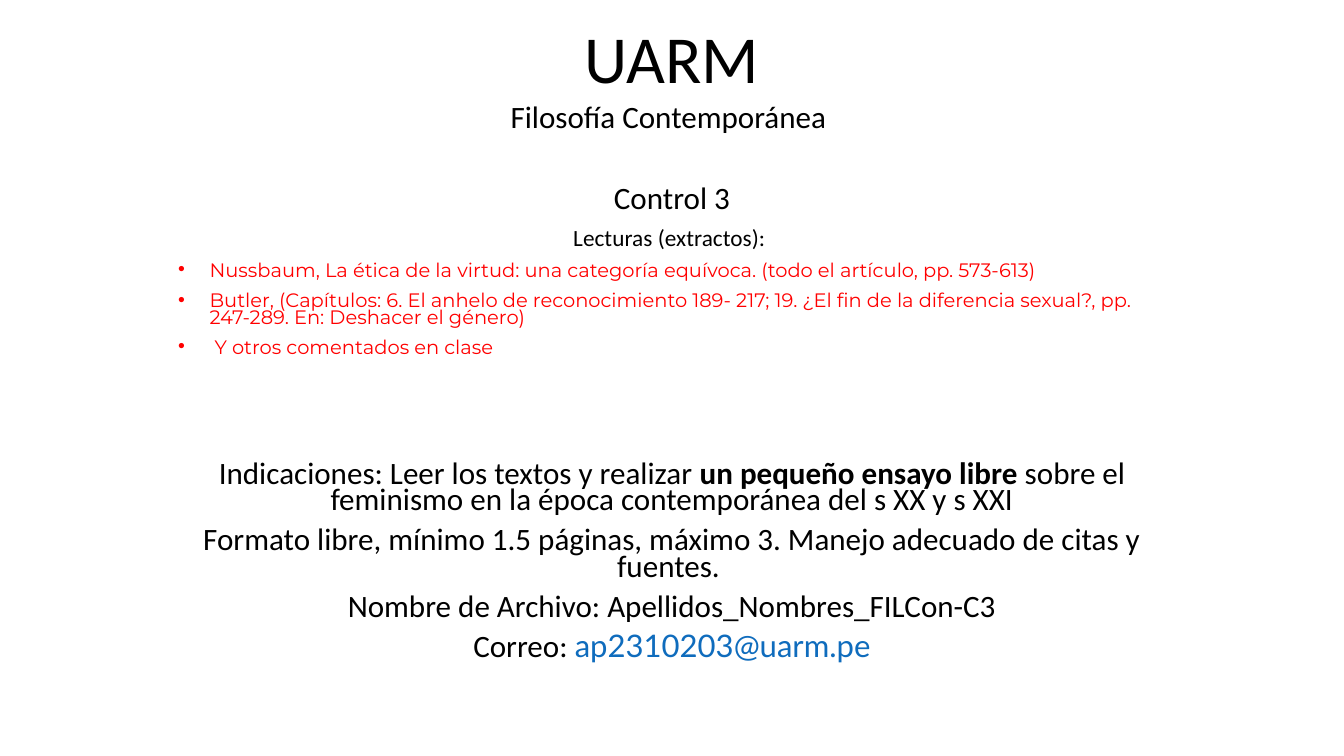
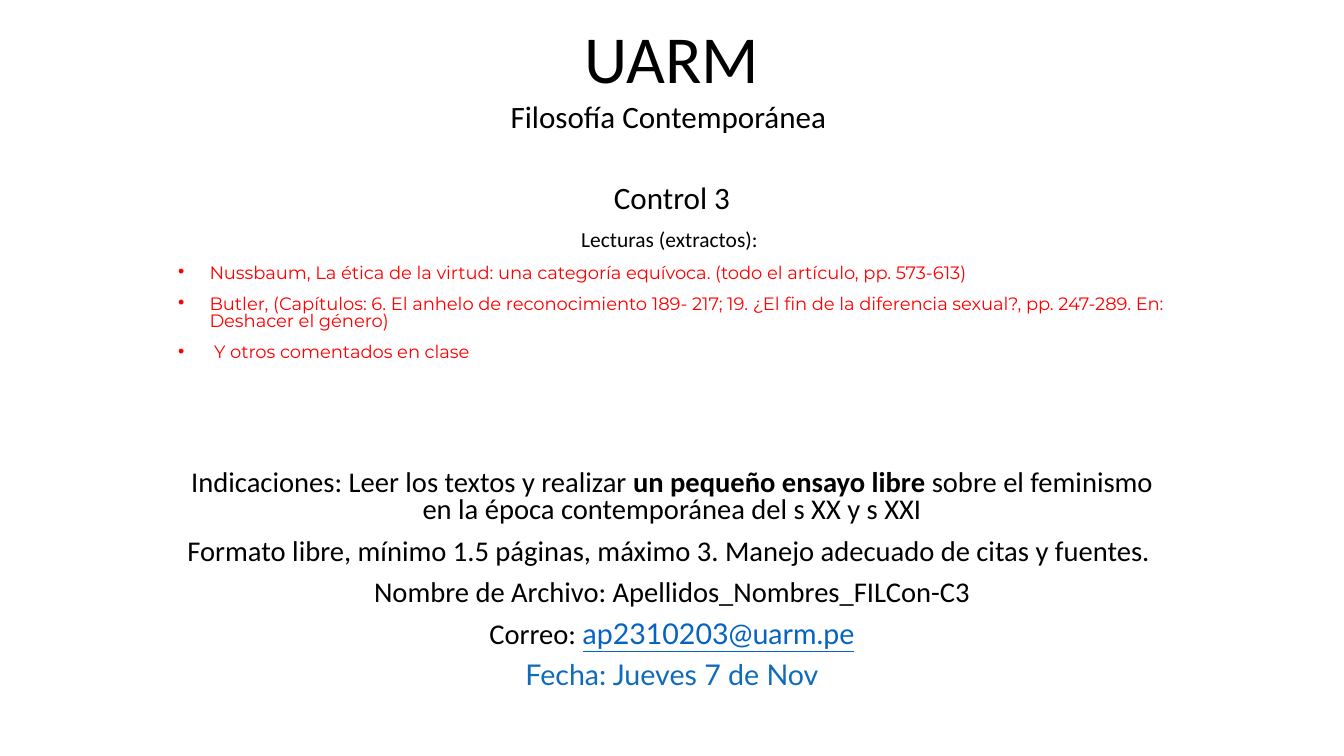
Before and after one commit to zaboltar/ArchaeologyJourney, a slide deck: slide 3 of DigSite/New Arcaism/uarm 2024 2/contemporanea/0000 control 1.pptx. Drawn at 1344x756 pixels with LibreOffice and Linux fonts; fonts in the diff are those of the drawing. Boxes give left, top, right and bottom in pixels: in the first picture for what was removed or moved away, otherwise in the second. Text is boxed around its words. In the diff, an @@ line names an element or a change of style, - is before the commit and + after.

```diff
--- a/DigSite/New Arcaism/uarm 2024 2/contemporanea/0000 control 1.pptx
+++ b/DigSite/New Arcaism/uarm 2024 2/contemporanea/0000 control 1.pptx
@@ text at [187, 231, 1164, 649]: size 16.6 to 15.3 pt in "Lecturas (extractos):"; size 13.9 to 12.8 pt in "Nussbaum, La ética de la virtud: una ...", "Butler, (Capítulos: 6. El anhelo de reconocimiento ...", "Y otros comentados en clase"; size 22.2 to 20.4 pt in "Indicaciones: Leer los textos y realizar un ...", "Formato libre, mínimo 1.5 páginas, máximo 3. ...", "Nombre de Archivo: Apellidos_Nombres_FILCon-C3", "Correo: ap2310203@uarm.pe"; text colour #0F6CBD to #0563C1, underline on in "ap2310203@uarm.pe"; line spacing 0.7 to 0.8 @@
@@ text at [525, 664, 819, 686]: paragraph added @@
+Fecha: Jueves 7 de Nov
```
Also in this commit, not shown: 2 other slides changed, 5 other files.
